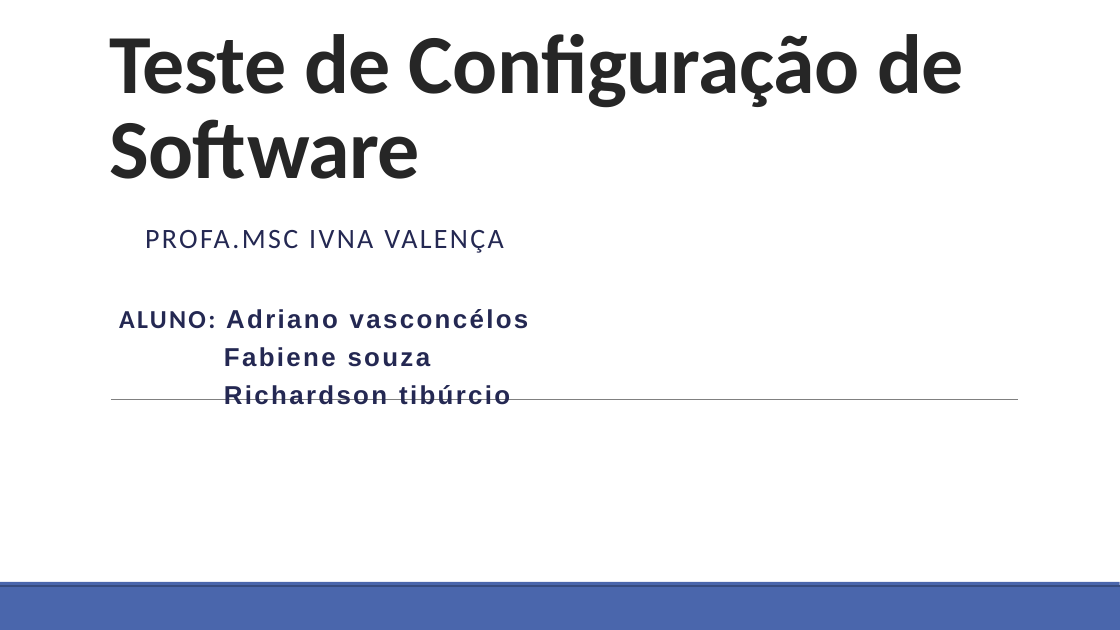
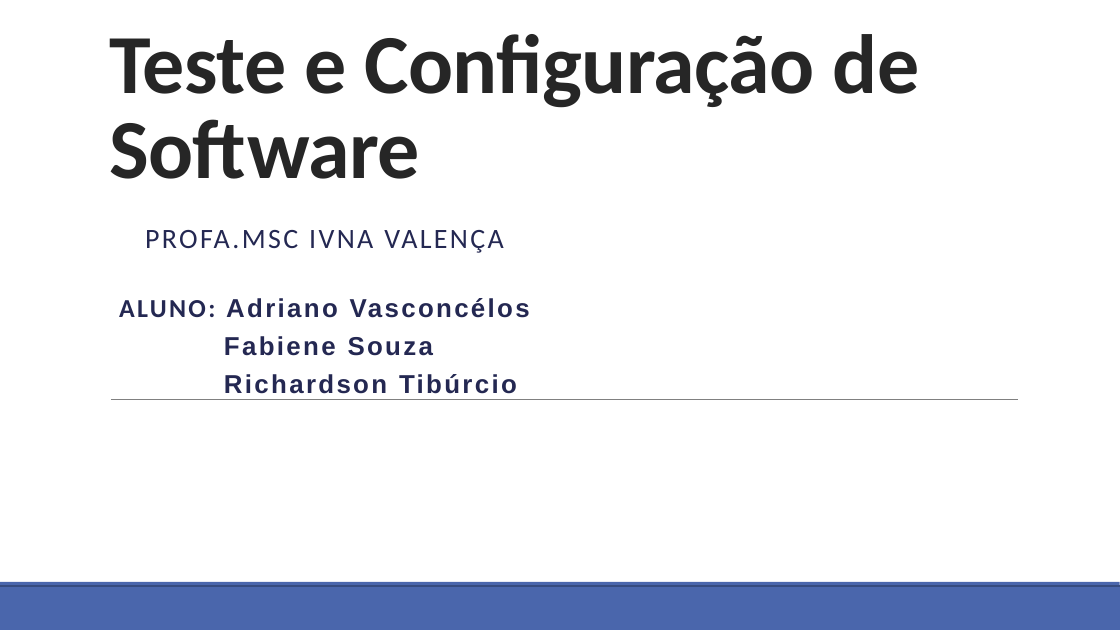
Before and after one commit to richardsontiburcio/TesteDeSoftware, a slide deck: slide 1 of CT-Apresentacao/Apresentacao.pptx. Drawn at 1120x630 pixels with LibreOffice and Linux fonts; fonts in the diff are those of the drawing; background and template pictures are left out. Boxes give left, top, right and bottom in pixels: in the first picture for what was removed or moved away, otherwise in the second. Text is boxed around its words. In the diff, an @@ line names an element or a change of style, - is before the commit and + after.

```diff
--- a/CT-Apresentacao/Apresentacao.pptx
+++ b/CT-Apresentacao/Apresentacao.pptx
@@ title at <box>109,34,920,179</box>: text changed @@
-Teste de Configuração de Software
+Teste e Configuração de Software
@@ text at <box>119,298,530,394</box>: text changed @@
-ALUNO: Adriano vasconcélos
-Fabiene souza
-Richardson tibúrcio
+ALUNO: Adriano Vasconcélos
+Fabiene Souza
+Richardson Tibúrcio
```
Also in this commit, not shown: 2 other slides changed.
